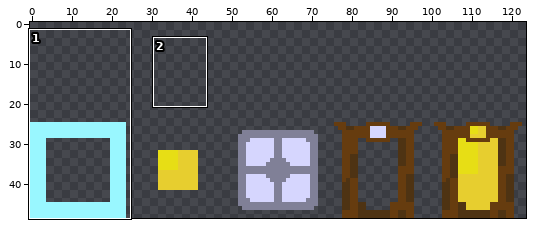
A sprite sheet gets an edit: assets/images/object_sheet.png. The picture above shows the old version from afar; the outline marks the close-up.
Close-up. Before the edit:
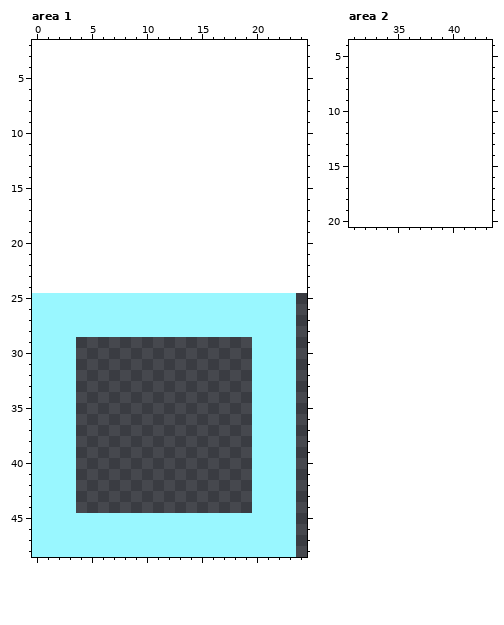
The file is 124x24 pixels. Shown: area 1: x 0..24, y 2..48; area 2: x 31..43, y 4..20. The old version is drawn lined up with the new one, on the new canvas. The commit also changed other parts of the picture, which this record leaves out.
And afterwards:
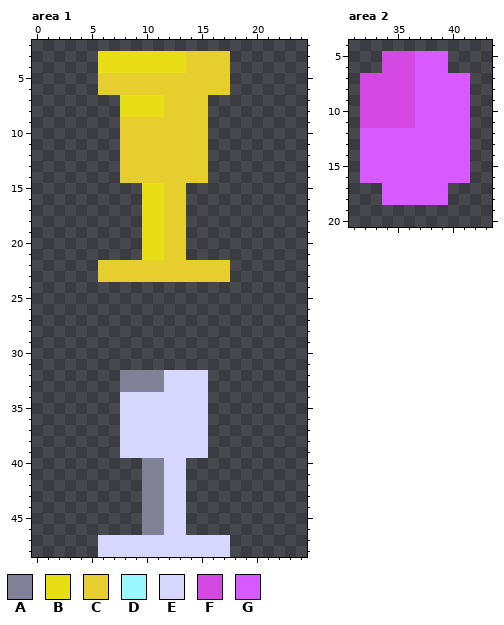
Palette (. is transparent): A #808097  B #e7de15  C #e7ce2f  D #99f7ff  E #d6d6fe  F #d549e3  G #d759ff
Edits made:
canvas 124x24 -> 124x49, the old top-left corner now at 0,25
Changed rows in their new state; - is an unchanged pixel.
Area 1:
first column x 0:
 3 ------BBBBBBBBCCCC------
 4 ------BBBBBBBBCCCC------
 5 ------CCCCCCCCCCCC------
 6 ------CCCCCCCCCCCC------
 7 --------BBBBCCCC--------
 8 --------BBBBCCCC--------
 9 --------CCCCCCCC--------
10 --------CCCCCCCC--------
11 --------CCCCCCCC--------
12 --------CCCCCCCC--------
13 --------CCCCCCCC--------
14 --------CCCCCCCC--------
15 ----------BBCC----------
16 ----------BBCC----------
17 ----------BBCC----------
18 ----------BBCC----------
19 ----------BBCC----------
20 ----------BBCC----------
21 ----------BBCC----------
22 ------CCCCCCCCCCCC------
23 ------CCCCCCCCCCCC------
25 ........................
26 ........................
27 ........................
28 ........................
29 ....----------------....
30 ....----------------....
31 ....----------------....
32 ....----AAAAEEEE----....
33 ....----AAAAEEEE----....
34 ....----EEEEEEEE----....
35 ....----EEEEEEEE----....
36 ....----EEEEEEEE----....
37 ....----EEEEEEEE----....
38 ....----EEEEEEEE----....
39 ....----EEEEEEEE----....
40 ....------AAEE------....
41 ....------AAEE------....
42 ....------AAEE------....
43 ....------AAEE------....
44 ....------AAEE------....
45 ..........AAEE..........
46 ..........AAEE..........
47 ......EEEEEEEEEEEE......
48 ......EEEEEEEEEEEE......
Area 2:
first column x 32:
 5 --FFFGGG--
 6 --FFFGGG--
 7 FFFFFGGGGG
 8 FFFFFGGGGG
 9 FFFFFGGGGG
10 FFFFFGGGGG
11 FFFFFGGGGG
12 GGGGGGGGGG
13 GGGGGGGGGG
14 GGGGGGGGGG
15 GGGGGGGGGG
16 GGGGGGGGGG
17 --GGGGGG--
18 --GGGGGG--
Where, in picture pixels (left, top, right, bottom), the same in both close-ups:
changed: (32, 51, 296, 557)
added: (360, 51, 470, 205)
